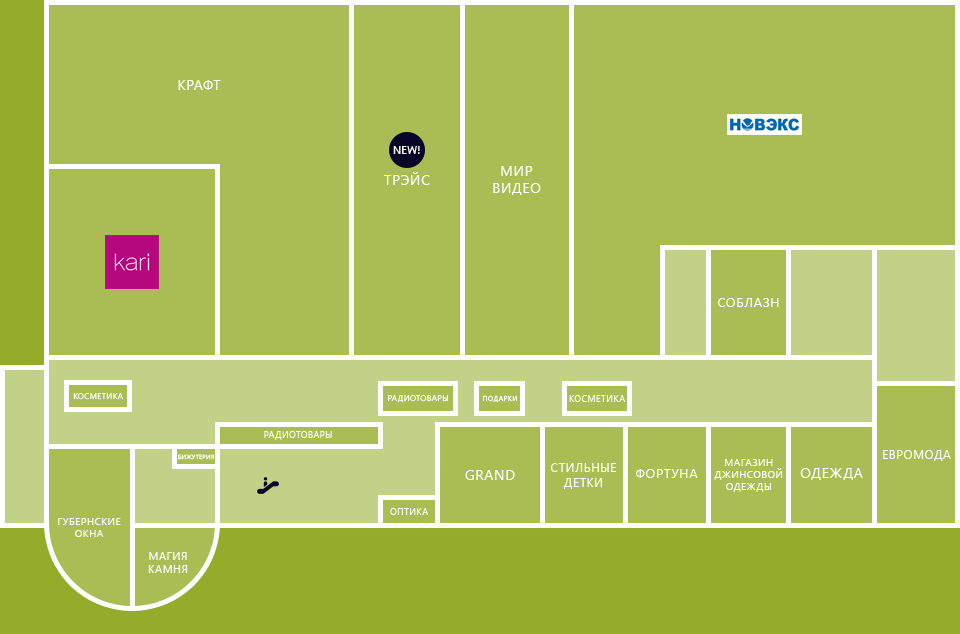
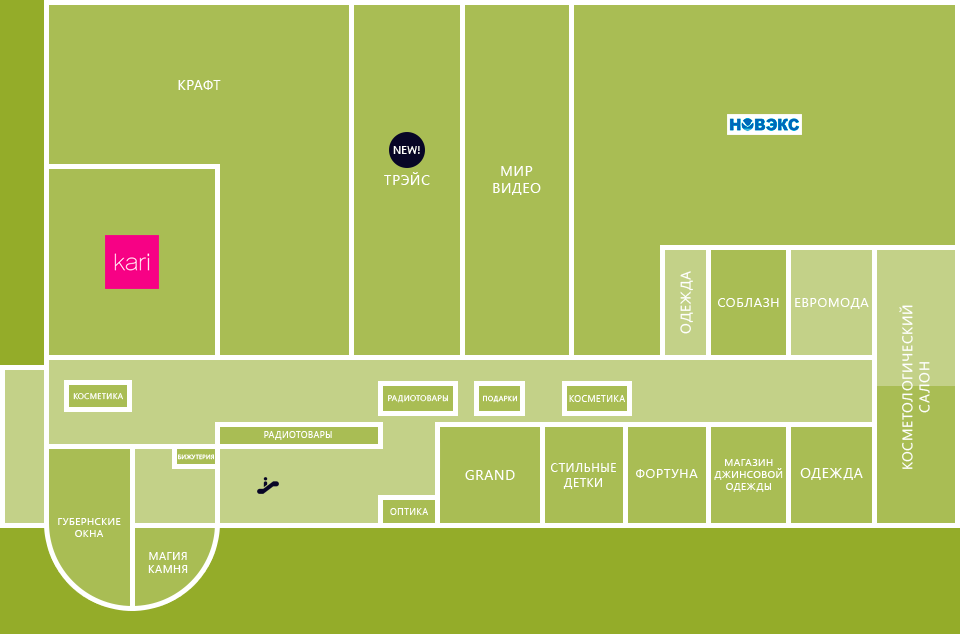
Two versions of the same layered image (960 x 634). Layer-by-layer changes:
painted on "названия" over [105, 118, 951, 469]
painted on "контуры" over [877, 381, 955, 386]
